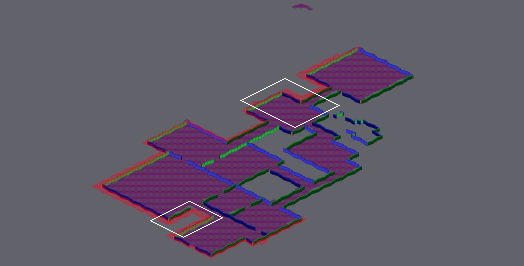
Tiled map: Game/maps/level1_Block_rev.tmx. Above, an overview of the earlier version with the close-up marked.
Close-up. First the earlier version:
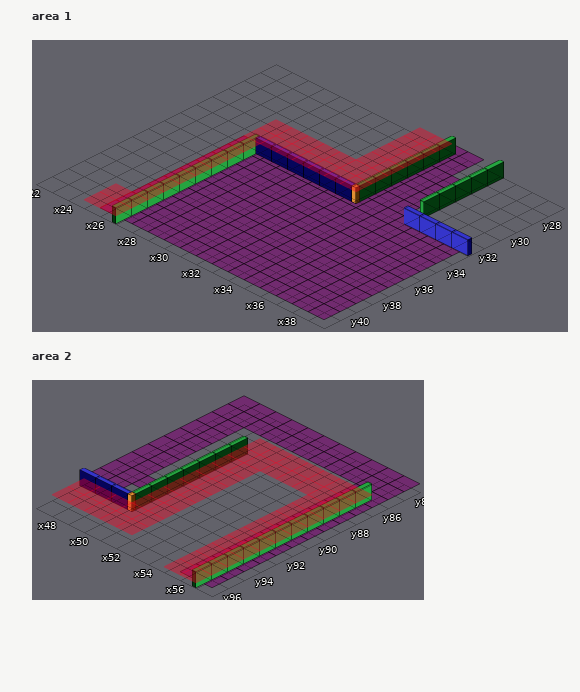
Cells are 64x32 px. Isometric: x runs down to the right, y down to the left. Shown: area 1 x 22..39, y 27..41; area 2 x 47..57, y 84..96. The commit also changed other parts of the map, which this record leaves out. Tiles whose own drawing changed are shown in their newer look in all pictures.
The same view after the edit:
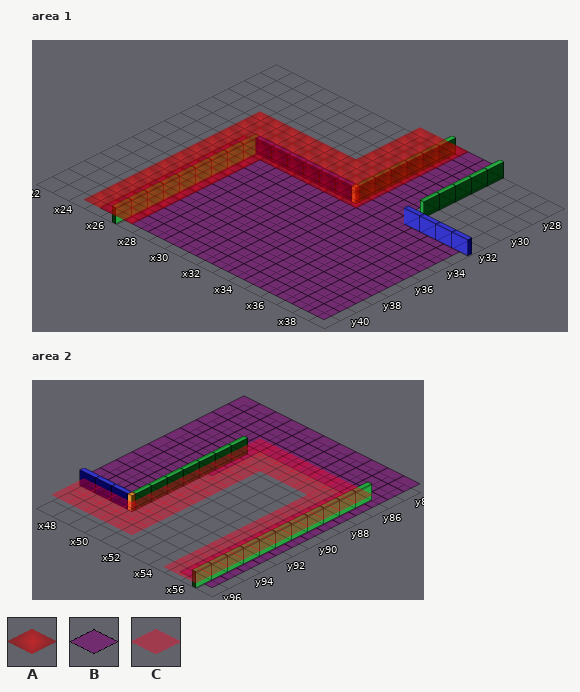
Key: from "meta2": A 1; from "tileset_dungeon_lvl1": B 0, C 26.
_ is an empty cell.
Log entry: working on smooth player collisions
The edit:
Layer "floor", area 1:
Tile B now appears in rows 27 to 28 at x 35.
Layer "Collisions", area 1:
The author changed tile C to tile A in rows 27 to 30 at x 31 to 32; in rows 31 to 32 at x 26 to 32; in rows 33 to 39 at x 26; in rows 40 to 41 at x 25 to 26.
Tile A now appears in rows 27 to 30 at x 33; in rows 31 to 32 at x 25 and 33; in row 33 at x 25 and 27 to 33; in rows 34 to 39 at x 25 and 27; in rows 40 to 41 at x 27.
Layer "floor", area 2:
Tile B now appears in row 86 at x 49 to 55; in rows 87 to 89 at x 49 to 50; in rows 90 to 91 at x 49; in row 93 at x 49.
Boxes around the changes in both close-ups, in picture pixels (x1, y1, x2, y2):
changed: (84, 111, 492, 224)
added: (124, 427, 356, 492)
